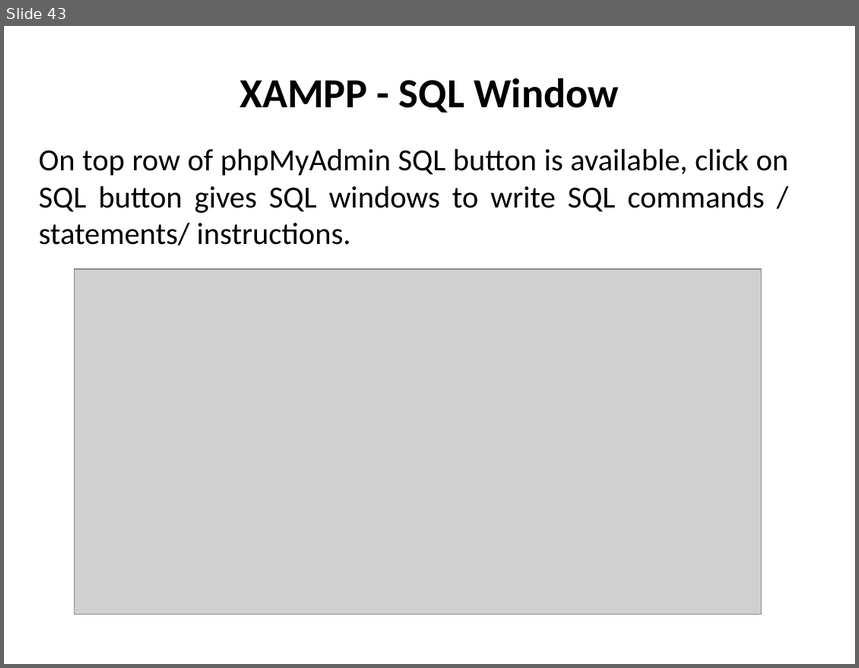
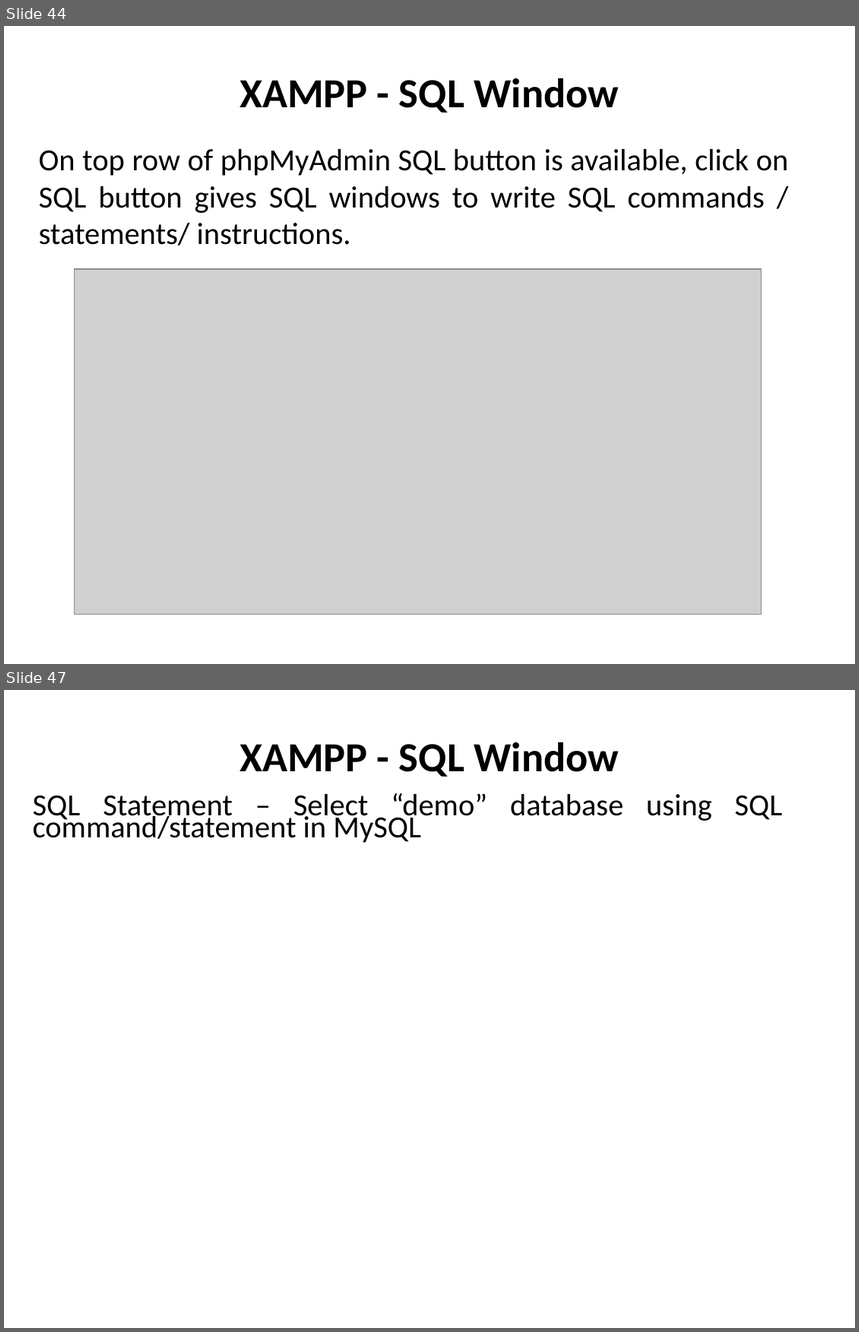
Before and after one commit to sitmbadept/sitmbadept.github.io, a slide deck: 2023/UNIT_1/WIP/Database.pptx. Shown one above the other, each under a label of ours: slide 43 before the commit, slides 44 and 47 after it; the slides between them are not shown. The pictures are 859x668 and 859x1332 pixels, drawn with LibreOffice and Linux fonts; fonts in the diff are those of the drawing; grey boxes stand for pictures. Boxes give left, top, right and bottom in pixels: in the first picture for what was removed or moved away, otherwise in the second. Text is boxed around its words. In the diff, an @@ line names an element or a change of style, - is before the commit and + after.

```diff
--- a/2023/UNIT_1/WIP/Database.pptx
+++ b/2023/UNIT_1/WIP/Database.pptx
@@ slide 47 added at box(4, 690, 855, 1328), background #FFFFFF @@
@@ title added at box(240, 742, 619, 777), 35 pt, text #000000, bold @@
+XAMPP - SQL Window
@@ text added at box(33, 793, 783, 843), 26 pt, text #000000 @@
+SQL Statement – Select “demo” database using SQL command/statement in MySQL
@@ what was slide 43 is now slide 44 @@
```
Also in this commit, not shown: 1 slide changed, 8 other slides added.
